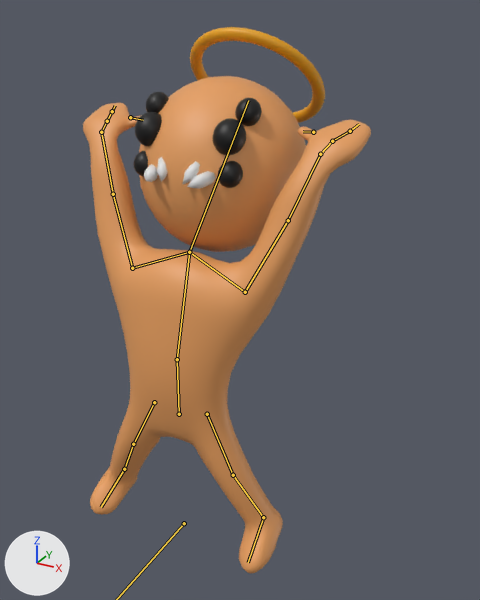
What one commit did to the Blender file Content/Models/Humanoid.blend.
Rendered twice from a 50 mm camera at (1.68, -2.14, 4.21) aimed at (0.02, 0.89, 2.7). Arrows for +X, +Y and +Z are at lower left; the lights stay in place. Both versions are drawn at frame 15 of the action 'Battle1'; the numbers are the values there. The bones that bend it are drawn over the model as lines.

Objects in the first picture: 'Body', 'Eyes', 'Halo', 'Head', 'Teeth'.
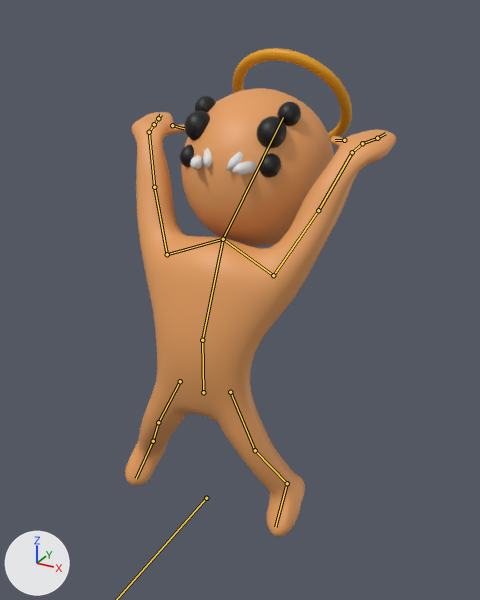
Where the change shows, as pixel boxes [x1, y1, x2, y2] in the pictures (480 x 600 px):
```json
{"object": "Body", "change": "posed", "before": [83, 103, 371, 574], "after": [125, 112, 396, 537], "on screen": "10% shorter"}
{"object": "Head", "change": "posed", "before": [139, 76, 306, 252], "after": [181, 88, 334, 247], "on screen": "8% narrower, 10% shorter"}
{"object": "Eyes", "change": "posed", "before": [134, 92, 262, 188], "after": [180, 96, 301, 178], "on screen": "14% shorter"}
{"object": "Halo", "change": "posed", "before": [190, 27, 325, 123], "after": [233, 48, 352, 139], "on screen": "12% narrower"}
{"object": "Teeth", "change": "posed", "before": [144, 157, 216, 189], "after": [190, 148, 257, 175], "on screen": "7% narrower, 15% shorter"}
{"bone": "UpperSpine", "before": "(177, 359) to (189, 252)", "after": "(202, 340) to (223, 239)"}
{"bone": "Thumb_L", "before": "(313, 132) to (303, 131)", "after": "(344, 140) to (335, 140)"}
{"bone": "Thumb_R", "before": "(130, 117) to (143, 120)", "after": "(172, 125) to (184, 128)"}
{"bone": "LowerLeg_L", "before": "(233, 475) to (263, 517)", "after": "(255, 450) to (287, 483)"}
{"bone": "Foot_L", "before": "(263, 517) to (248, 562)", "after": "(287, 483) to (275, 527)"}
{"bone": "LowerLeg_R", "before": "(133, 444) to (124, 469)", "after": "(158, 422) to (153, 441)"}
{"bone": "Foot_R", "before": "(124, 469) to (101, 507)", "after": "(153, 441) to (136, 478)"}
```

Scene script edits in JSON lines:
```json
{"block": "bone_root", "where": "bone_root = bpy.data.objects['Armature'].pose.bones['Root']"}
{"op": "set", "path": "bone_root.location", "old": "(0.0, -0.271, 1.564)", "new": "(0.0, -0.513, 1.564)"}
{"block": "bone_upperspine", "where": "bone_upperspine = bpy.data.objects['Armature'].pose.bones['UpperSpine']  # child of 'LowerSpine'"}
{"op": "set", "path": "bone_upperspine.rotation_quaternion", "old": "(0.995, -0.135, 0.0, 0.0)", "new": "(0.976, -0.216, 0.0, 0.0)", "note": "degrees (-15, 0, 0) -> degrees (-25, 0, 0)"}
{"block": "bone_thumb_l", "where": "bone_thumb_l = bpy.data.objects['Armature'].pose.bones['Thumb_L']  # child of 'Wrist_L'"}
{"op": "set", "path": "bone_thumb_l.location", "old": "(0.02, 0.02, 0.02)", "new": "(0.0, 0.0, 0.0)"}
{"block": "bone_thumb_r", "where": "bone_thumb_r = bpy.data.objects['Armature'].pose.bones['Thumb_R']  # child of 'Wrist_R'"}
{"op": "set", "path": "bone_thumb_r.location", "old": "(0.02, 0.02, 0.02)", "new": "(0.0, 0.0, 0.0)"}
{"block": "bone_lowerleg_l", "where": "bone_lowerleg_l = bpy.data.objects['Armature'].pose.bones['LowerLeg_L']  # child of 'UpperLeg_L'"}
{"op": "set", "path": "bone_lowerleg_l.rotation_quaternion", "old": "(0.983, 0.0, 0.06, -0.131)", "new": "(0.973, 0.0, 0.097, -0.21)", "note": "degrees (-1, 7, -15) -> degrees (-2, 11, -25)"}
{"block": "bone_foot_l", "where": "bone_foot_l = bpy.data.objects['Armature'].pose.bones['Foot_L']  # child of 'LowerLeg_L'"}
{"op": "set", "path": "bone_foot_l.rotation_quaternion", "old": "(0.999, 0.019, 0.003, -0.043)", "new": "(0.997, 0.031, 0.005, -0.068)", "note": "degrees (2, 0, -5) -> degrees (4, 1, -8)"}
{"block": "bone_lowerleg_r", "where": "bone_lowerleg_r = bpy.data.objects['Armature'].pose.bones['LowerLeg_R']  # child of 'UpperLeg_R'"}
{"op": "set", "path": "bone_lowerleg_r.rotation_quaternion", "old": "(0.984, 0.0, -0.064, 0.125)", "new": "(0.974, 0.0, -0.102, 0.201)", "note": "degrees (-1, -7, 15) -> degrees (-2, -12, 24)"}
{"block": "bone_foot_r", "where": "bone_foot_r = bpy.data.objects['Armature'].pose.bones['Foot_R']  # child of 'LowerLeg_R'"}
{"op": "set", "path": "bone_foot_r.rotation_quaternion", "old": "(0.998, 0.03, -0.005, 0.059)", "new": "(0.994, 0.047, -0.008, 0.095)", "note": "degrees (3, -1, 7) -> degrees (5, -1, 11)"}
```
